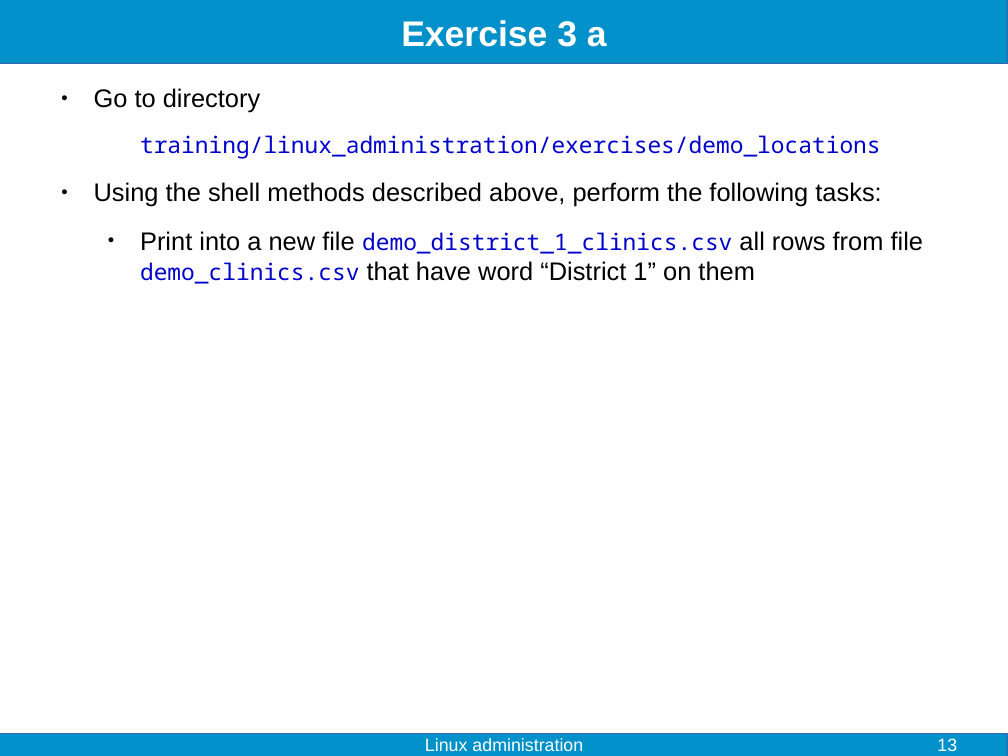
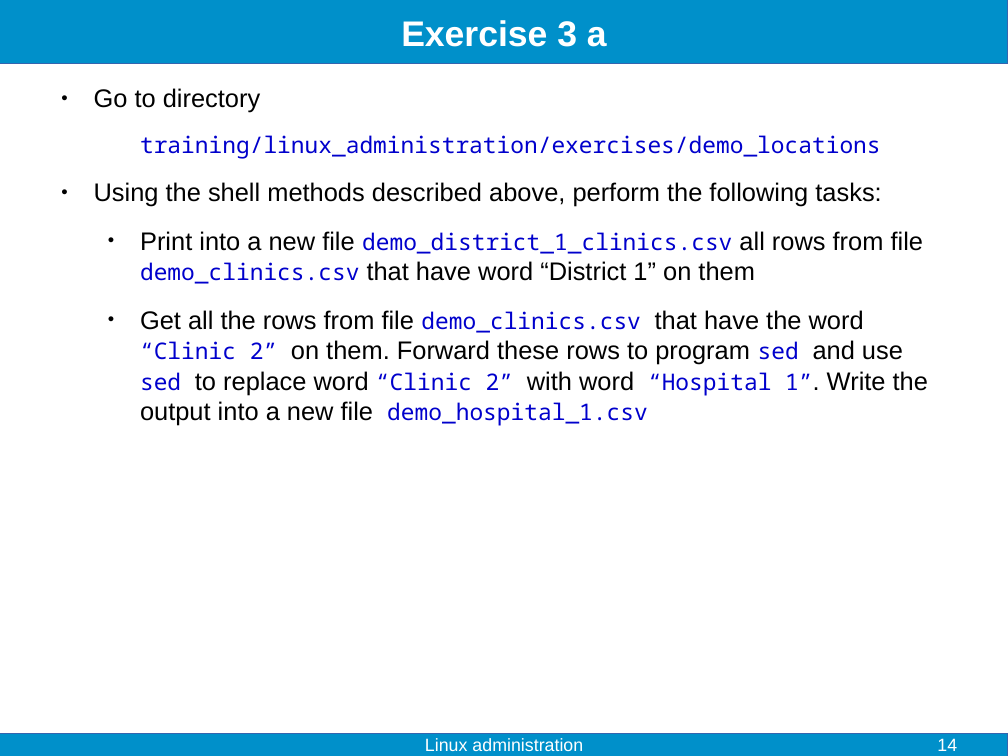
Before and after one commit to fjelltopp/training, a slide deck: slide 14 of linux_administration/linux_administration.odp (slide 13 before the commit). Drawn at 1008x756 pixels with LibreOffice and Linux fonts; fonts in the diff are those of the drawing. Boxes give left, top, right and bottom in pixels: in the first picture for what was removed or moved away, otherwise in the second. Text is boxed around its words. In the diff, an @@ line names an element or a change of style, - is before the commit and + after.

```diff
--- a/linux_administration/linux_administration.odp
+++ b/linux_administration/linux_administration.odp
@@ text at (140, 310, 928, 426): paragraph added @@
+● Get all the rows from file demo_clinics.csv that have the word “Clinic 2” on them. Forward these rows to program sed and use sed to replace word “Clinic 2” with word “Hospital 1”. Write the output into a new file demo_hospital_1.csv
@@ page number at (937, 738, 957, 751): text changed @@
-13
+14
```
Also in this commit, not shown: 4 other slides changed, 1 slide added.
